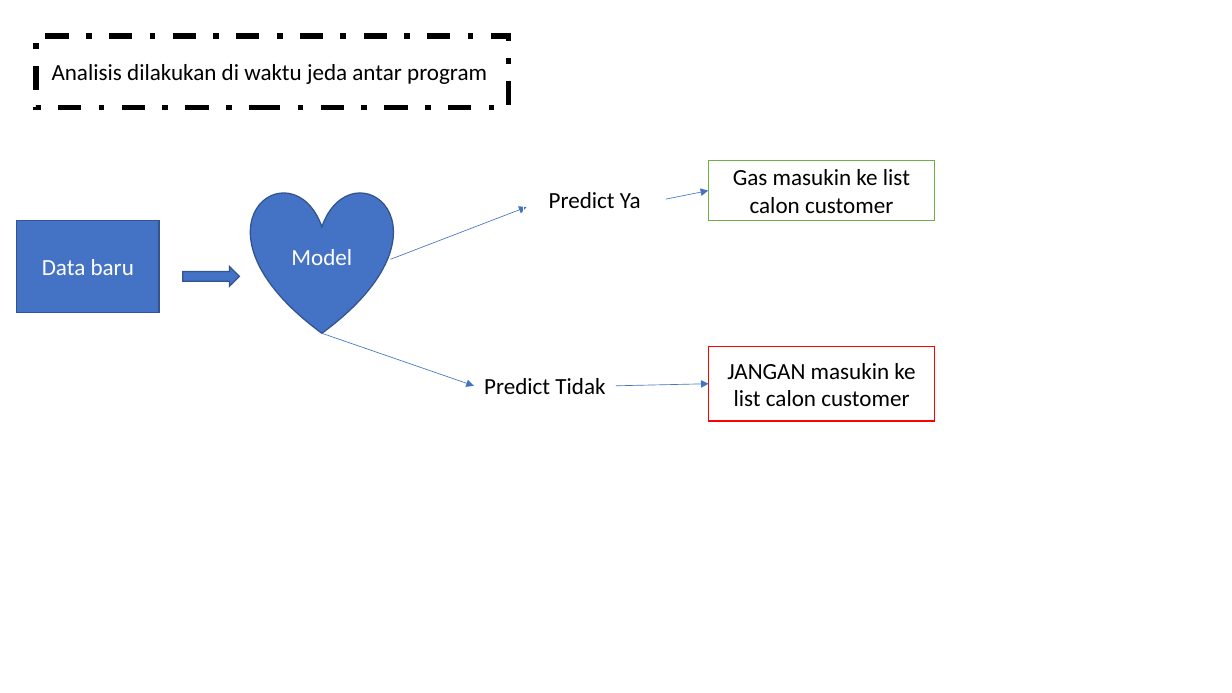
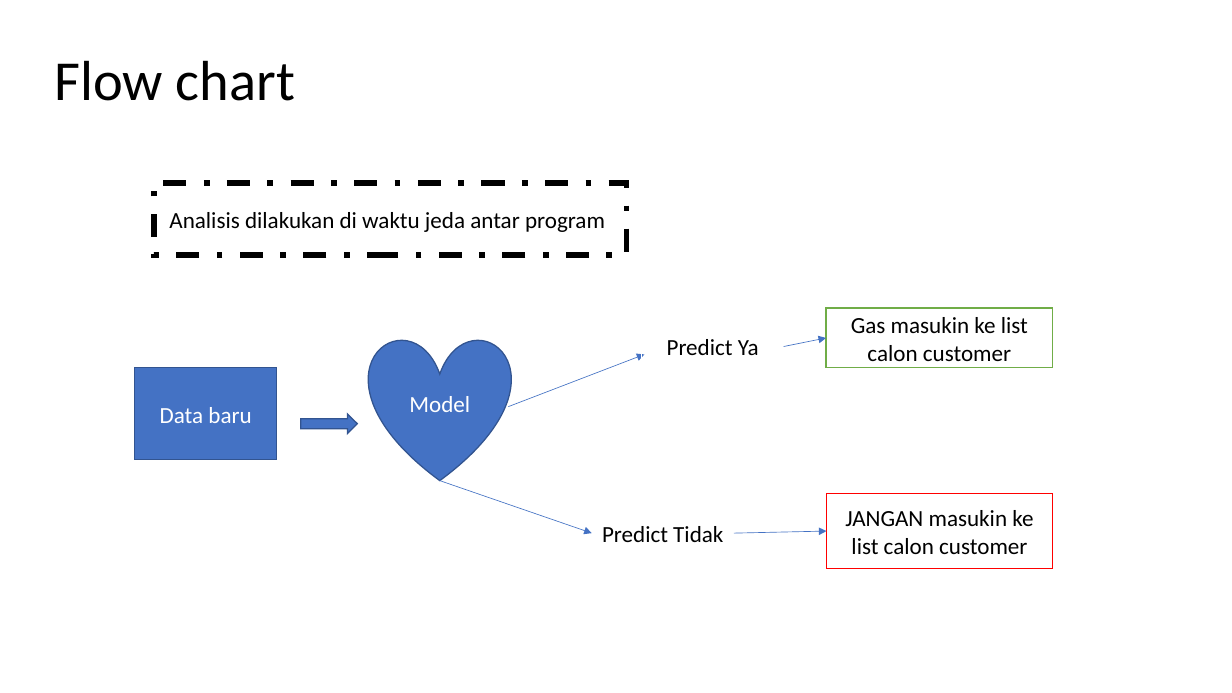
Before and after one commit to abdullahayas123/Tes-Model-Marketing-Scipy, a slide deck: slide 11 of Presentation-1.pptx. Drawn at 1232x693 pixels with LibreOffice and Linux fonts; fonts in the diff are those of the drawing. Boxes give left, top, right and bottom in pixels: in the first picture for what was removed or moved away, otherwise in the second. Text is boxed around its words. In the diff, an @@ line names an element or a change of style, - is before the commit and + after.

```diff
--- a/Presentation-1.pptx
+++ b/Presentation-1.pptx
@@ title added at [54, 60, 295, 101], 44 pt, text #000000 @@
+Flow chart
@@ rectangle "Analisis dilakukan di waktu jeda ...": place and size @@
-rectangle "Analisis dilakukan di waktu jeda ..." at [36, 36, 509, 108]
+rectangle "Analisis dilakukan di waktu jeda ..." at [153, 183, 627, 255]
@@ rectangle "Gas masukin ke list calon ...": place and size @@
-rectangle "Gas masukin ke list calon ..." at [709, 161, 935, 221]
+rectangle "Gas masukin ke list calon ..." at [826, 308, 1053, 368]
@@ 1 rectangle, 1 right arrow, 1 arrow: place and size @@
-1 rectangle, 1 right arrow, 1 arrow at [183, 173, 666, 286]
+1 rectangle, 1 right arrow, 1 arrow at [300, 321, 784, 433]
@@ arrow moved from (666, 200) - (709, 190) to (784, 347) - (826, 338) @@
@@ 3 rectangles, 2 arrows, 1 heart: place and size @@
-3 rectangles, 2 arrows, 1 heart at [17, 191, 935, 421]
+3 rectangles, 2 arrows, 1 heart at [135, 338, 1054, 568]
```
Also in this commit, not shown: 1 other slide changed.
